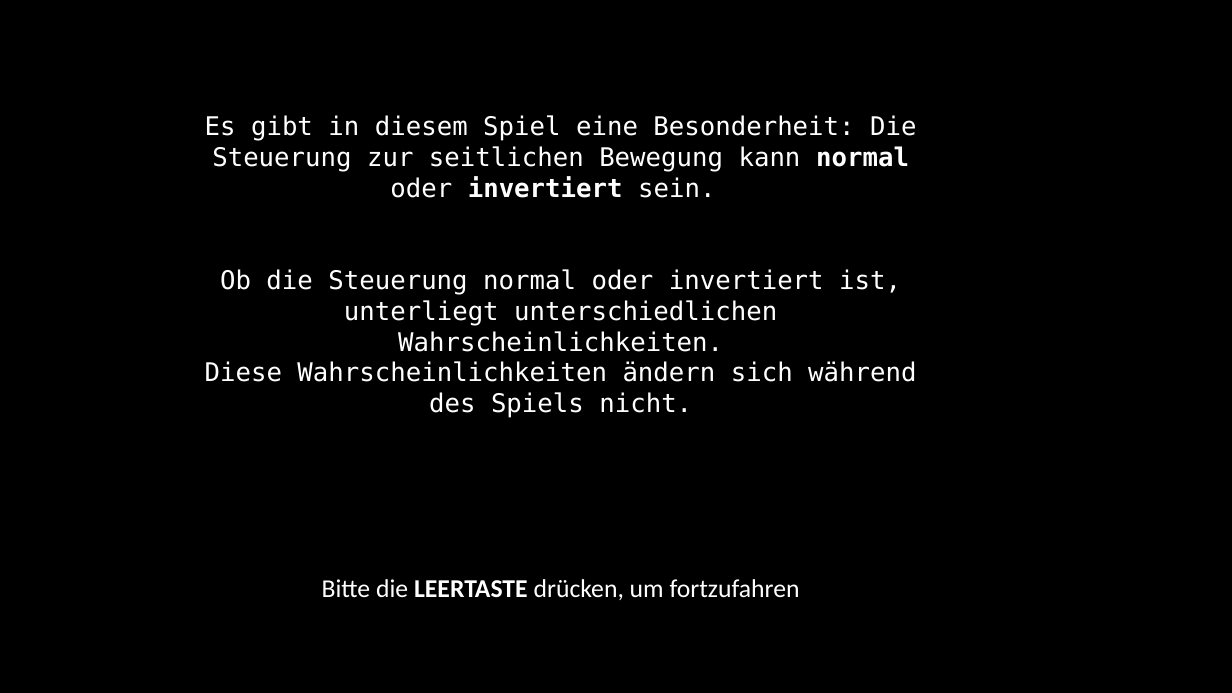
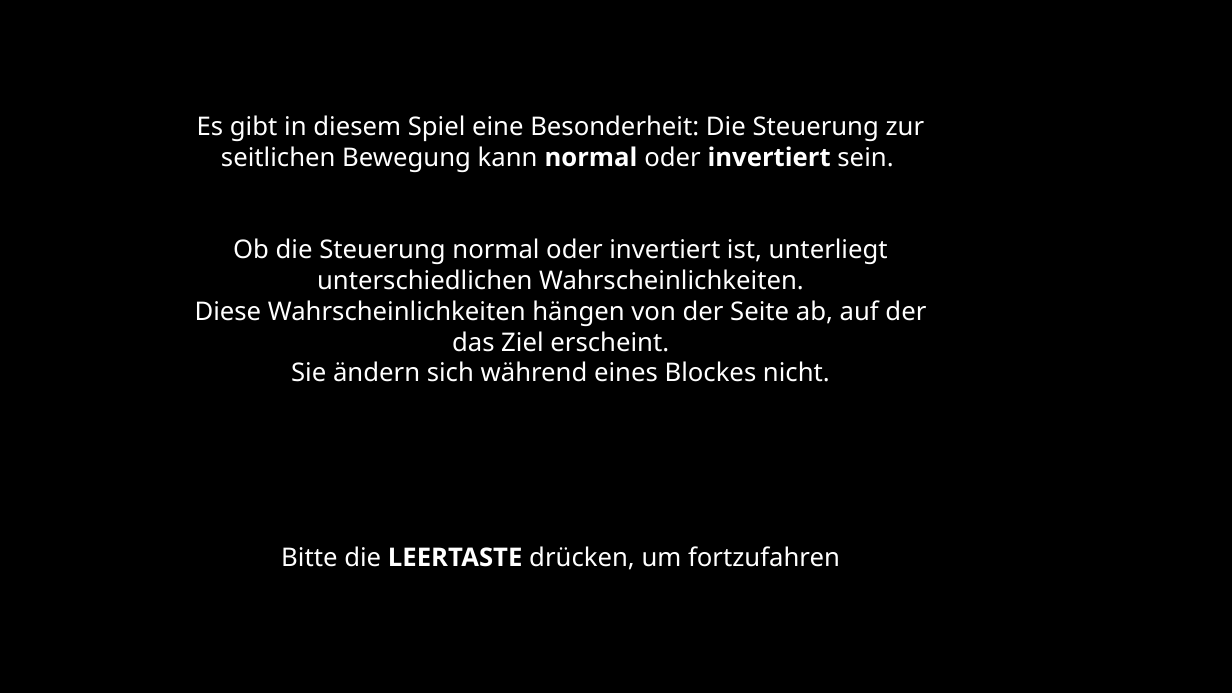
Before and after one commit to sean-mulready/Vizdoom-Scripts, a slide deck: slide 16 of exp_img/instructions.pptx. Drawn at 1232x693 pixels with LibreOffice and Linux fonts; fonts in the diff are those of the drawing. Boxes give left, top, right and bottom in pixels: in the first picture for what was removed or moved away, otherwise in the second. Text is boxed around its words. In the diff, an @@ line names an element or a change of style, - is before the commit and + after.

```diff
--- a/exp_img/instructions.pptx
+++ b/exp_img/instructions.pptx
@@ text at <box>197,115,925,570</box>: font DejaVu Sans Mono to Noto Sans in "Es gibt in diesem Spiel eine Besonderheit: ...", "Ob die Steuerung normal oder invertiert ist, ..."; font Calibri to Noto Sans in "Bitte die LEERTASTE drücken, um fortzufahren" @@
@@ text at <box>195,300,926,382</box>: text changed; font DejaVu Sans Mono to Noto Sans @@
-Diese Wahrscheinlichkeiten ändern sich während des Spiels nicht.
+Diese Wahrscheinlichkeiten hängen von der Seite ab, auf der das Ziel erscheint.
+Sie ändern sich während eines Blockes nicht.
```
Also in this commit, not shown: 10 other slides changed, 12 other files.
